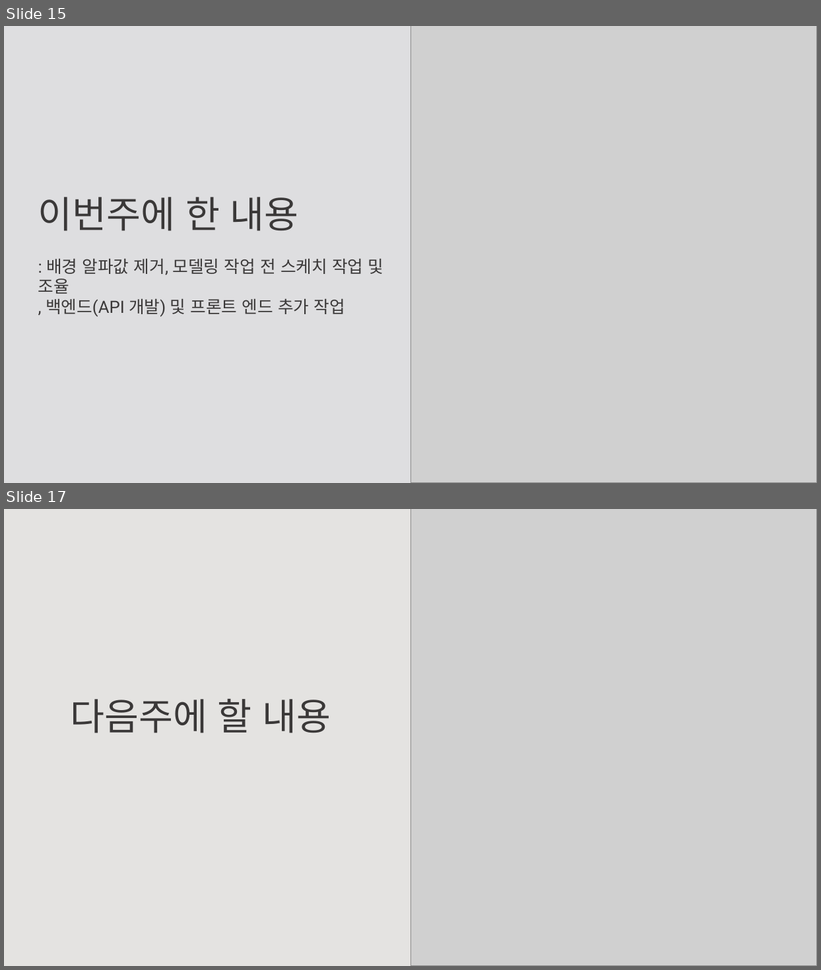
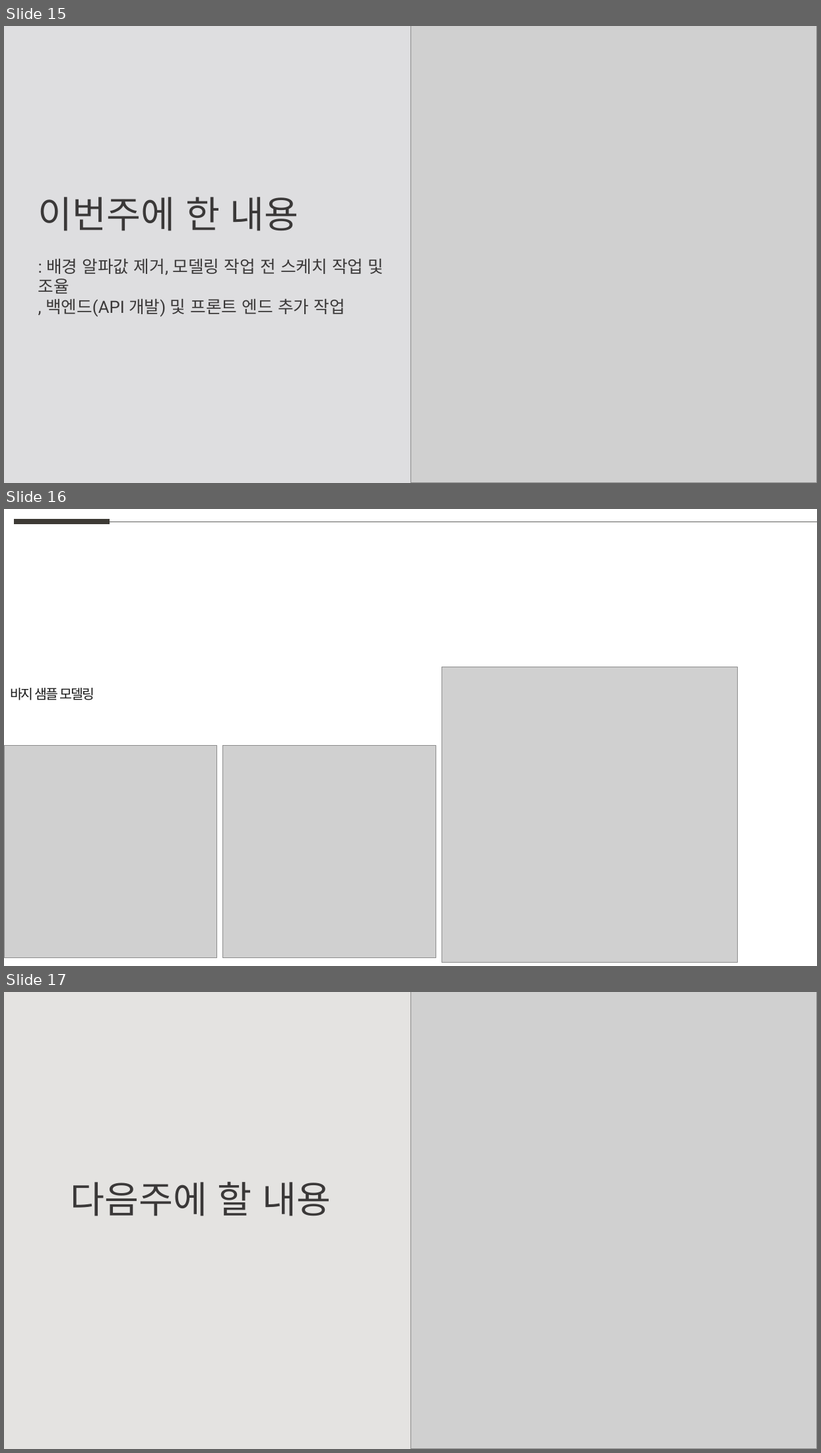
Before and after one commit to weaknessHero/Project_AvatarS, a slide deck: 발표자료/업데이트/LJJppt.pptx. Shown one above the other, each under a label of ours: slides 15 and 17 before the commit, slides 15, 16 and 17 after it; the slides between them are not shown. The pictures are 821x970 and 821x1453 pixels, drawn with LibreOffice and Linux fonts; fonts in the diff are those of the drawing; grey boxes stand for pictures. Boxes give left, top, right and bottom in pixels: in the first picture for what was removed or moved away, otherwise in the second. Text is boxed around its words. In the diff, an @@ line names an element or a change of style, - is before the commit and + after.

```diff
--- a/발표자료/업데이트/LJJppt.pptx
+++ b/발표자료/업데이트/LJJppt.pptx
@@ slide 16 added at (4,509,817,966), background #FFFFFF @@
@@ line added from (15, 522) to (110, 522), #3D3A35 6 pt @@
@@ line added from (110, 522) to (817, 522), #5F5F5D 0.5 pt @@
@@ picture added at (442,667,738,963) @@
@@ text added at (10,688,94,700), 16 pt, text #181818 @@
+바지 샘플 모델링
@@ picture added at (4,746,217,958) @@
@@ picture added at (223,746,436,958) @@
```
Also in this commit, not shown: 1 slide removed.
